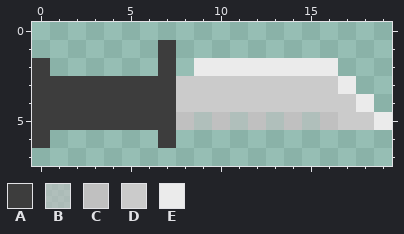
File history of a pixel-art file, Sprites/Guns/W_65_Knife.aseprite. That is the earlier state.
20x8 pixels, 1 frame.
Palette (. is transparent): A #3d3d3d  B #c0c0c09c  C #c0c0c0  D #cbcbcb  E #ebebeb
Pixels before, first column x 0:
1 .......A............
2 A......A.EEEEEEEE...
3 AAAAAAAADDDDDDDDDE..
4 AAAAAAAADDDDDDDDDDE.
5 AAAAAAAACBCBCBCBCDDE
6 A......A............
Once edited:
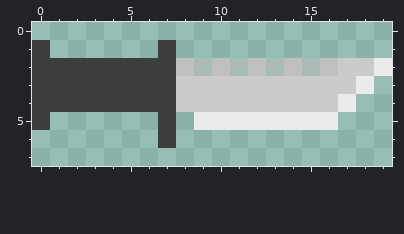
The exact change:
y 1: x 0 . -> A
y 2: x 1..6 ...... -> AAAAAA; x 8..19 .EEEEEEEE... -> CBCBCBCBCDDE
y 3: x 17..18 E. -> DE
y 4: x 17..18 DE -> E.
y 5: x 1..6 AAAAAA -> ......; x 8..19 CBCBCBCBCDDE -> .EEEEEEEE...
y 6: x 0 A -> .
Boxes around the changes in both pictures, in picture pixels (x1, y1, x2, y2):
changed: (32, 40, 392, 148)
